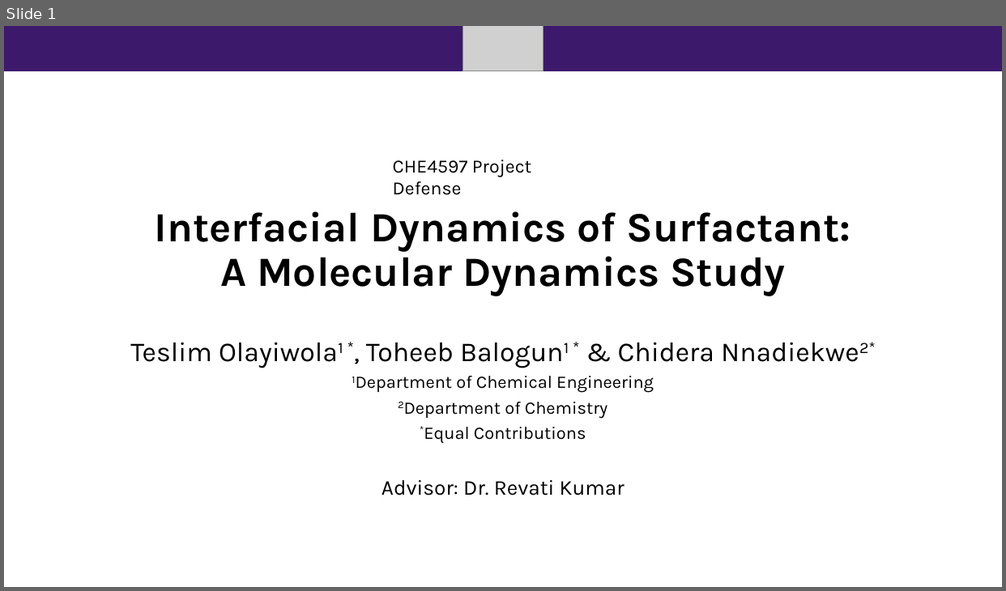
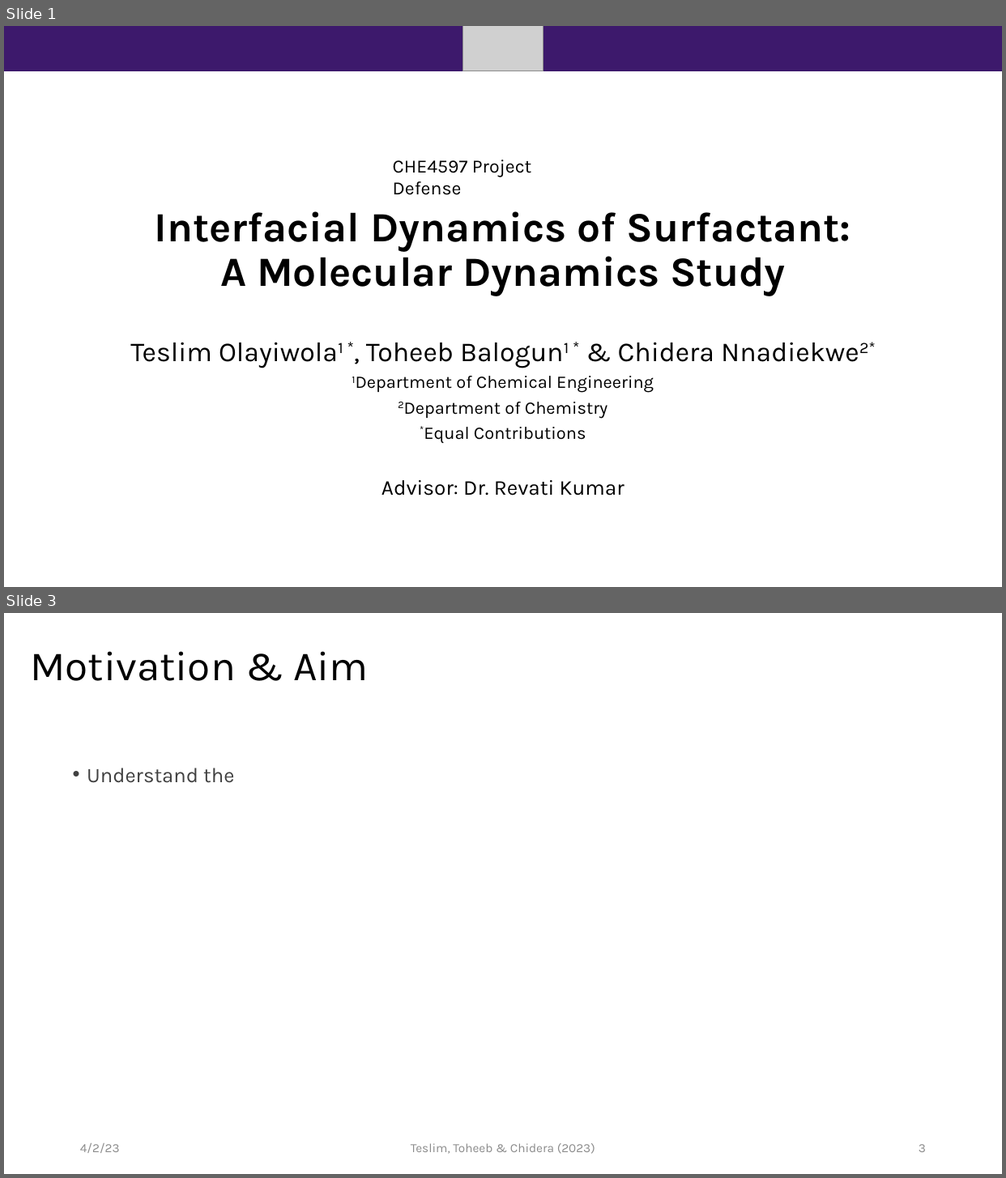
Before and after one commit to EnthusiasticTeslim/CHE4597-project, a slide deck: reports/report_group_.pptx. Shown one above the other, each under a label of ours: slide 1 before the commit, slides 1 and 3 after it; the slides between them are not shown. The pictures are 1006x591 and 1006x1178 pixels, drawn with LibreOffice and Linux fonts; fonts in the diff are those of the drawing; grey boxes stand for pictures. Boxes give left, top, right and bottom in pixels: in the first picture for what was removed or moved away, otherwise in the second. Text is boxed around its words. In the diff, an @@ line names an element or a change of style, - is before the commit and + after.

```diff
--- a/reports/report_group_.pptx
+++ b/reports/report_group_.pptx
@@ slide 3 added at (4, 613, 1002, 1174), background #FFFFFF @@
@@ title added at (30, 651, 368, 681), 40 pt, text #000000 @@
+Motivation & Aim
@@ text added at (87, 768, 234, 783), 20 pt, text #404040 @@
+• Understand the
@@ text added at (80, 1144, 120, 1153), 12 pt, text #8C8C8C @@
+4/2/23
@@ text added at (411, 1144, 595, 1154), 12 pt, text #8C8C8C @@
+Teslim, Toheeb & Chidera (2023)
@@ page number added at (918, 1144, 926, 1152), 12 pt, text #8C8C8C @@
+3
```
Also in this commit, not shown: 4 slides changed, 2 other slides added, 3 other files.
